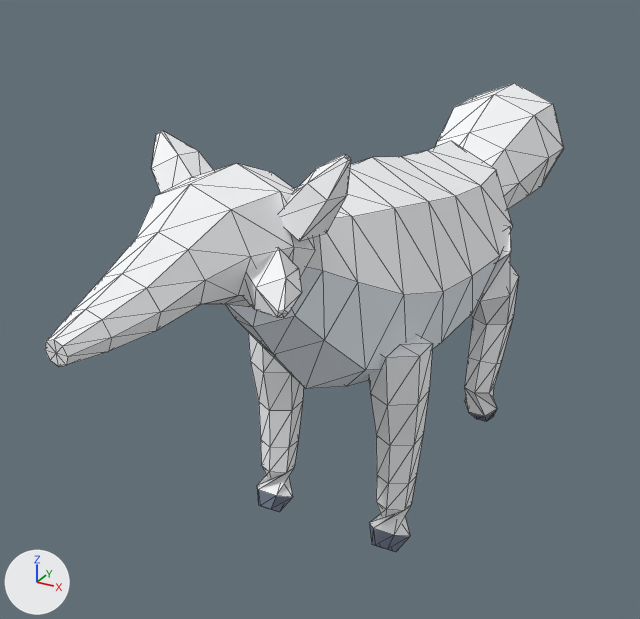
An edit to the glTF model src/assets/models/fox.glb, drawn before and after from the same camera.
The view is the same before and after, from a 50 mm camera at (0.87, -1.93, 1.42) aimed at (-0.18, -0.01, 0.46). Every picture has the same lights, and +X, +Y and +Z are marked at lower left. The older version comes first. Mesh edges are drawn as thin lines. Vertices at exactly the same position are counted once.

In view in the first picture: 'fox'.
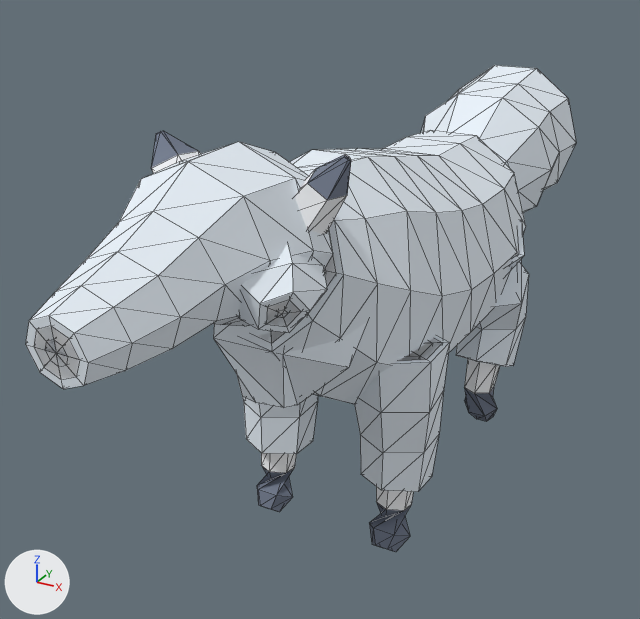
Edits to the bpy script that builds the scene:
```text
Add mat_fox_fur_2:
    mat_fox_fur_2 = principled_material('fox_fur_2')
    mat_fox_fur_2.base_color = (0.82, 0.89, 0.96)  # white #eaf2fa
    mat_fox_fur_2.roughness = 0.9
Add mat_fox_fur_1:
    mat_fox_fur_1 = principled_material('fox_fur_1')
    mat_fox_fur_1.base_color = (0.95, 0.97, 1.0)  # white #f9fcff
    mat_fox_fur_1.roughness = 0.9
Change me_fox:
    used by ob_fox; location = (0.0, 0.0, 0.0)
    remove me_fox.from_pydata(...)  # 426 vertices, 808 faces; spans x -0.24..0.24, y -1.12..1.31, z 0.0..1.05
    add me_fox.from_pydata(...)  # 534 vertices, 1008 faces; spans x -0.24..0.24, y -1.12..1.35, z 0.0..1.05
    me_fox part 1: 16 vertices moved from x -0.23..0.23, y -0.78..0.44, z 0.44..0.88 to x -0.24..0.24, y -0.78..0.45, z 0.44..0.87; 122 vertices removed from x -0.22..0.22, y -0.62..1.31, z 0.34..0.93; 210 vertices added at x -0.22..0.22, y -0.82..1.35, z 0.36..0.94
    me_fox part 2: 102 faces spanning x -0.22..0.22, y -1.12..0.4, z 0.03..1.05 switch from mat_fox_body (white #fcfdff) to mat_fox_dark (greyish blue #737c8e)
    other edits to the shape of me_fox do not show in these pictures
Add me_fur_shell_fox_fur_2:
    me_fur_shell_fox_fur_2.from_pydata(...)  # 410 vertices, 780 faces; spans x -0.28..0.28, y -1.12..1.38, z 0.18..1.06
    me_fur_shell_fox_fur_2.materials.append(mat_fox_fur_2)  # white #eaf2fa
Add me_fur_shell_fox_fur_1:
    me_fur_shell_fox_fur_1.from_pydata(...)  # 410 vertices, 780 faces; spans x -0.26..0.26, y -1.12..1.37, z 0.18..1.05
    me_fur_shell_fox_fur_1.materials.append(mat_fox_fur_1)  # white #f9fcff
Add ob_fur_shell_fox_fur_2:
    ob_fur_shell_fox_fur_2 = bpy.data.objects.new('fur_shell_fox_fur_2', me_fur_shell_fox_fur_2)
    ob_fur_shell_fox_fur_2.location = (0.0, 0.0, 0.0)
Add ob_fur_shell_fox_fur_1:
    ob_fur_shell_fox_fur_1 = bpy.data.objects.new('fur_shell_fox_fur_1', me_fur_shell_fox_fur_1)
    ob_fur_shell_fox_fur_1.location = (0.0, 0.0, 0.0)
```

Where the change shows, as pixel boxes (x1, y1, x2, y2) in the pictures (640 x 619 px; the box of a moved part takes in the faces that stretch with it):
'fur_shell_fox_fur_2', added
    after: (26, 65, 576, 492)
'fox', reshaped (mostly hidden afterwards)
    before: (45, 83, 564, 552)
    after: (45, 131, 500, 552)
'fur_shell_fox_fur_1', added (mostly hidden)
    after: (34, 241, 518, 380)
part 1 of me_fox, moved or reshaped (not visible afterwards)
    before: (226, 83, 564, 389)
part 2 of me_fox, recoloured
    both: (45, 131, 497, 536)
